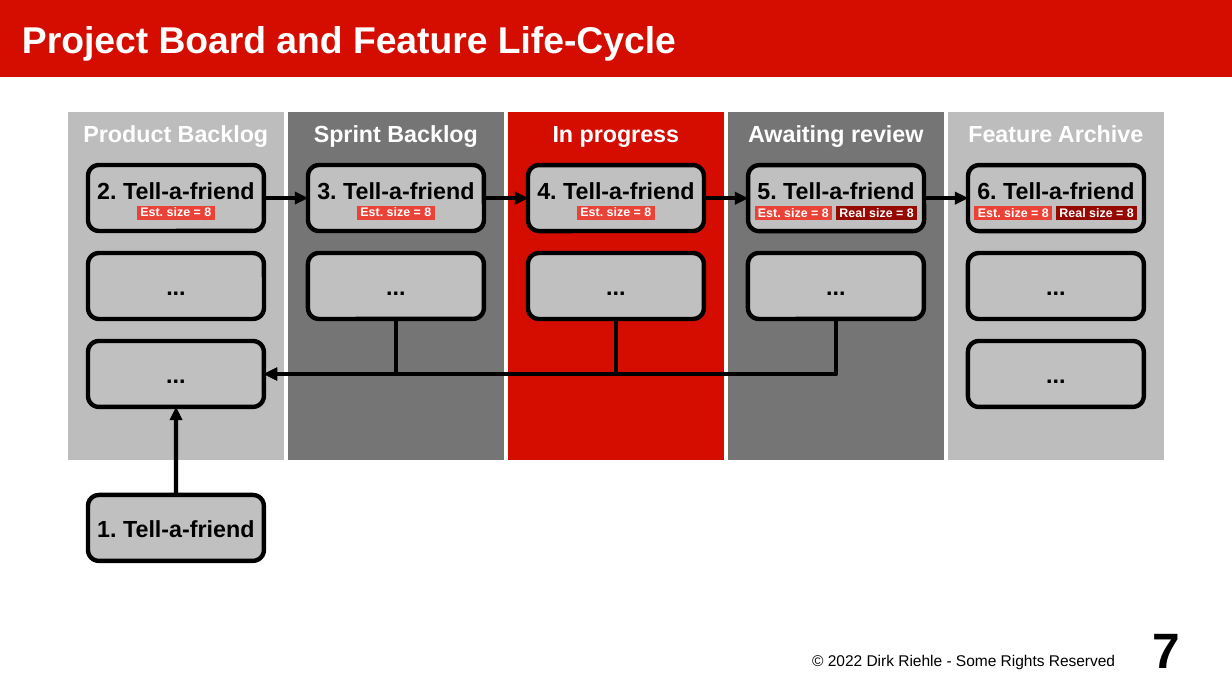
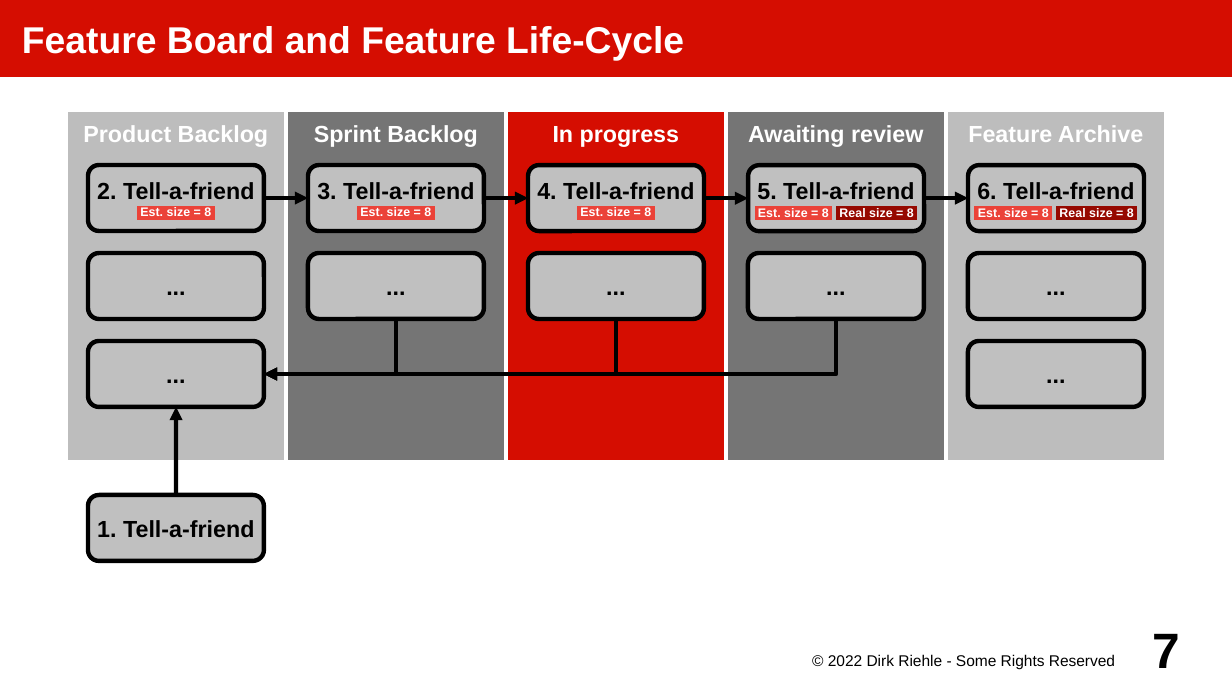
Before and after one commit to dirkriehle/amos-course, a slide deck: slide 7 of Lecture slides/AMOS B02 - The Team Meeting.odp. Drawn at 1232x693 pixels with LibreOffice and Linux fonts; fonts in the diff are those of the drawing. Boxes give left, top, right and bottom in pixels: in the first picture for what was removed or moved away, otherwise in the second. Text is boxed around its words. In the diff, an @@ line names an element or a change of style, - is before the commit and + after.

```diff
--- a/Lecture slides/AMOS B02 - The Team Meeting.odp
+++ b/Lecture slides/AMOS B02 - The Team Meeting.odp
@@ title at (x1=22, y1=26, x2=684, y2=61): text changed @@
-Project Board and Feature Life-Cycle
+Feature Board and Feature Life-Cycle
```
Also in this commit, not shown: 3 other files.
